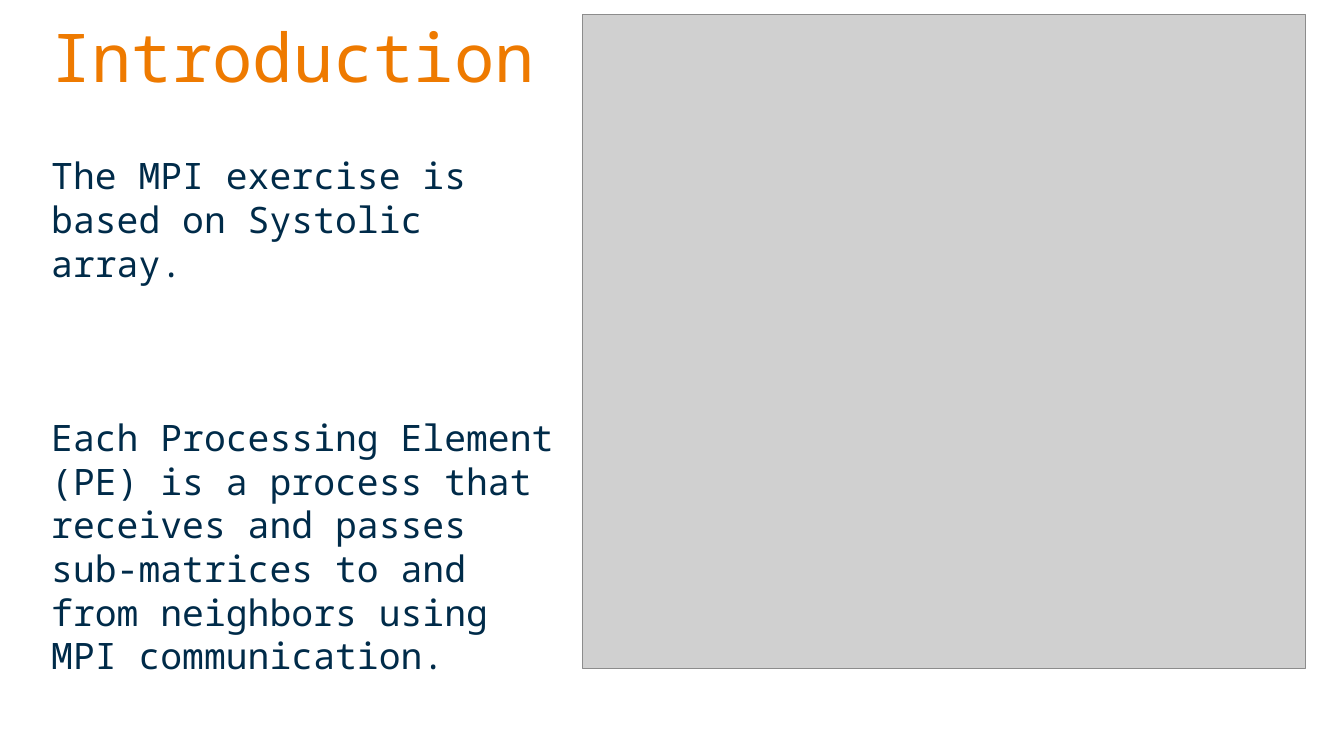
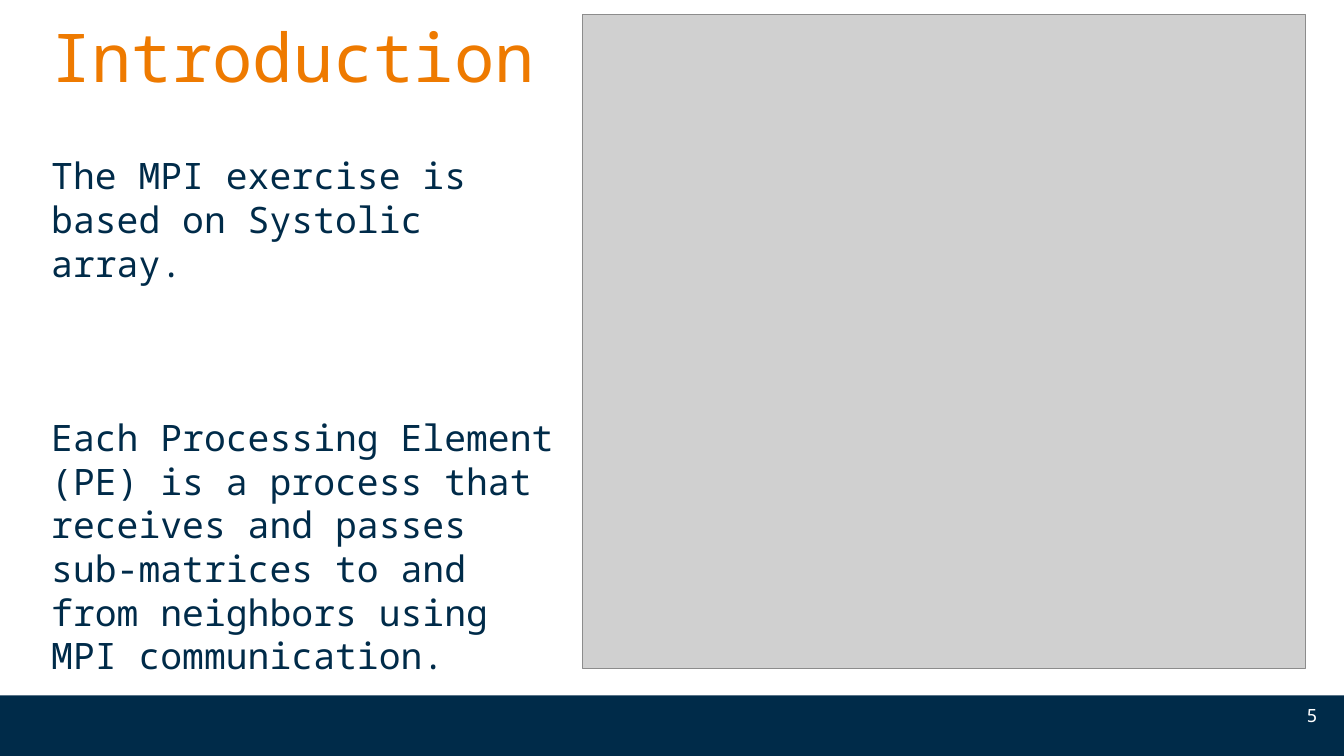
Before and after one commit to Fabiooni/HPC_Assignment_2025, a slide deck: slide 5 of HPCproject.odp. Drawn at 1344x756 pixels with LibreOffice and Linux fonts; fonts in the diff are those of the drawing; grey boxes stand for pictures; background and template pictures are left out. Boxes give left, top, right and bottom in pixels: in the first picture for what was removed or moved away, otherwise in the second. Text is boxed around its words. In the diff, an @@ line names an element or a change of style, - is before the commit and + after.

```diff
--- a/HPCproject.odp
+++ b/HPCproject.odp
@@ freeform shape added at (0,696,1344,756), fill #002B49 @@
@@ page number added at (1307,709,1318,723), 13 pt, text #FFFFFF @@
+5
```
Also in this commit, not shown: 29 other slides changed, 2 slides added, 2 slides removed.
